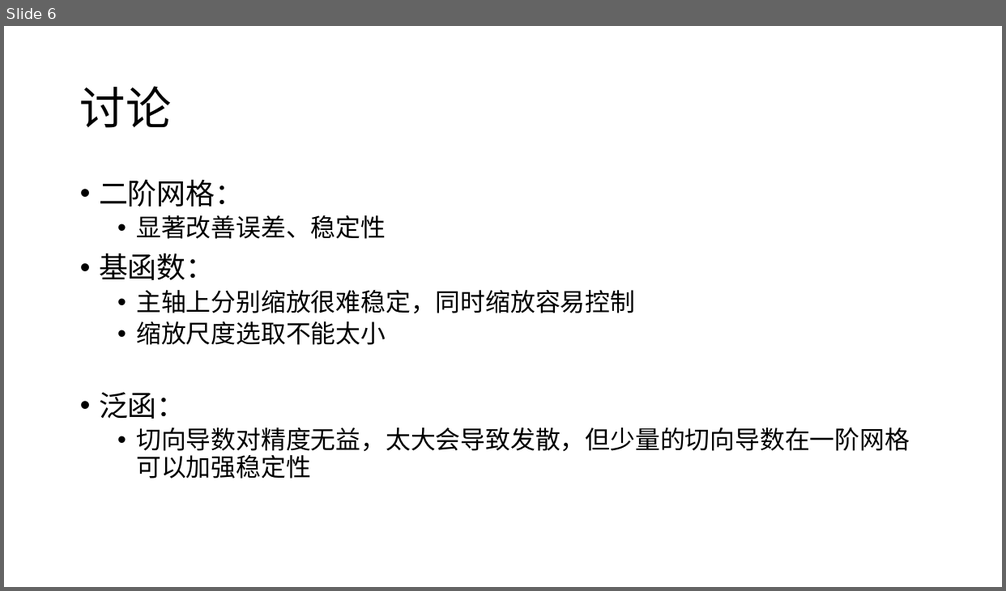
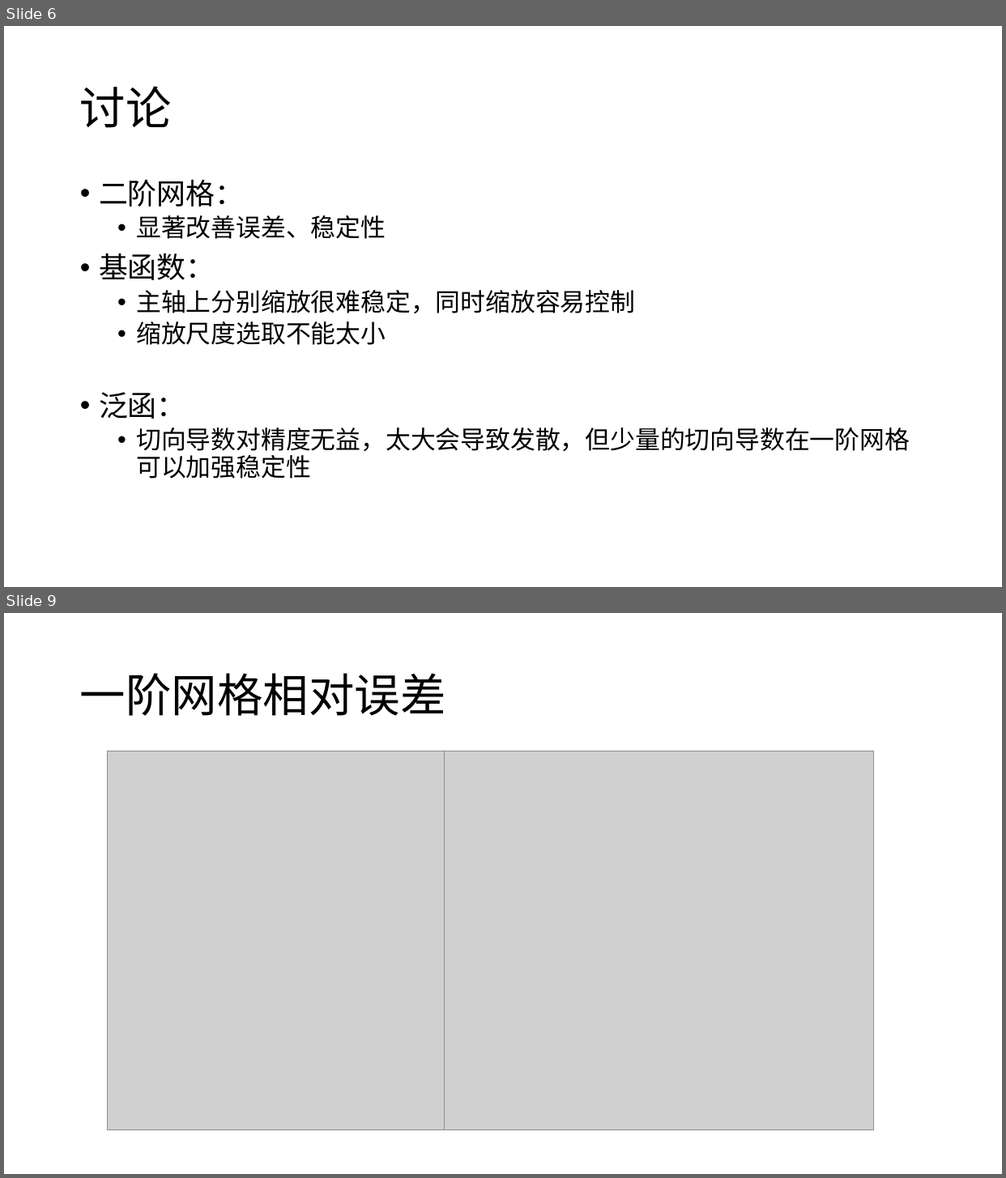
Before and after one commit to harryzhou2000/DNDS, a slide deck: notes/组会20220506.pptx. Shown one above the other, each under a label of ours: slide 6 before the commit, slides 6 and 9 after it; the slides between them are not shown. The pictures are 1006x591 and 1006x1178 pixels, drawn with LibreOffice and Linux fonts; fonts in the diff are those of the drawing; grey boxes stand for pictures. Boxes give left, top, right and bottom in pixels: in the first picture for what was removed or moved away, otherwise in the second. Text is boxed around its words. In the diff, an @@ line names an element or a change of style, - is before the commit and + after.

```diff
--- a/notes/组会20220506.pptx
+++ b/notes/组会20220506.pptx
@@ slide 9 added at (x1=4, y1=613, x2=1002, y2=1174), background #FFFFFF @@
@@ title added at (x1=80, y1=673, x2=446, y2=716), 44 pt, text #000000 @@
+一阶网格相对误差
@@ picture added at (x1=108, y1=752, x2=533, y2=1131) @@
@@ picture added at (x1=444, y1=752, x2=873, y2=1131) @@
```
Also in this commit, not shown: 7 other slides added, 4 other files.
